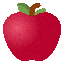
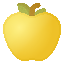
Layers edited between the first and the second 64×64 image:
hid group "golden apple" (6 layers) over left=3, top=3, right=61, bottom=61
showed "golden_apple.png", moved it out of group "golden apple", painted on it over left=3, top=3, right=61, bottom=61
hid "apple.png" over left=3, top=3, right=61, bottom=61
